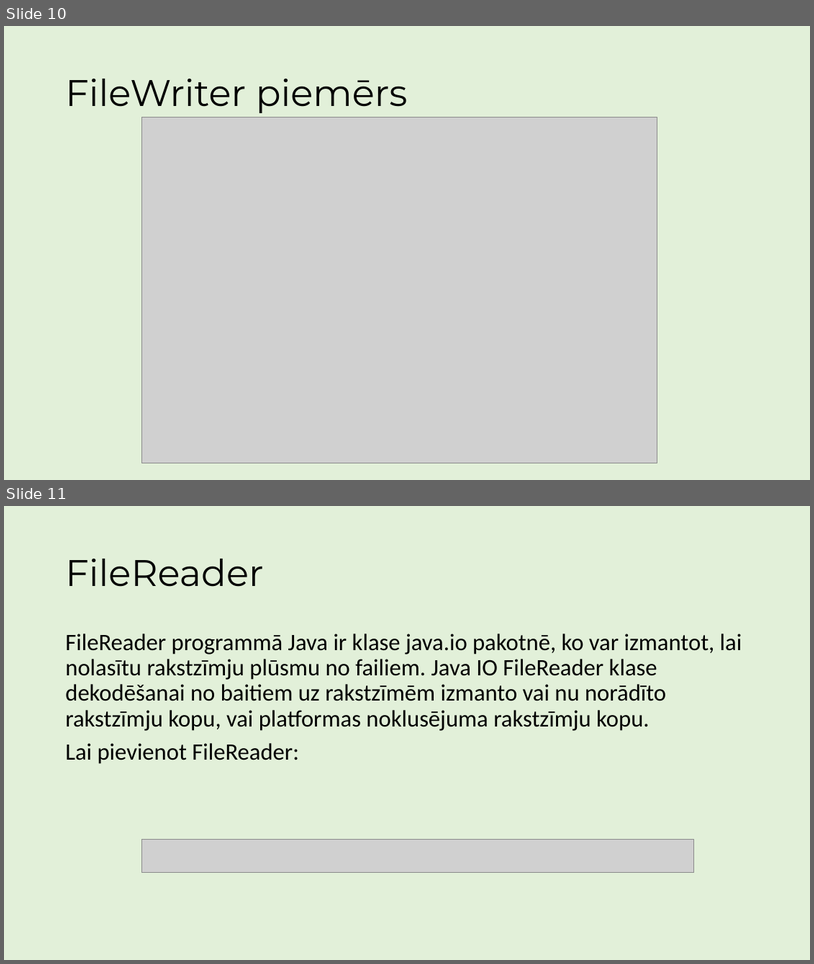
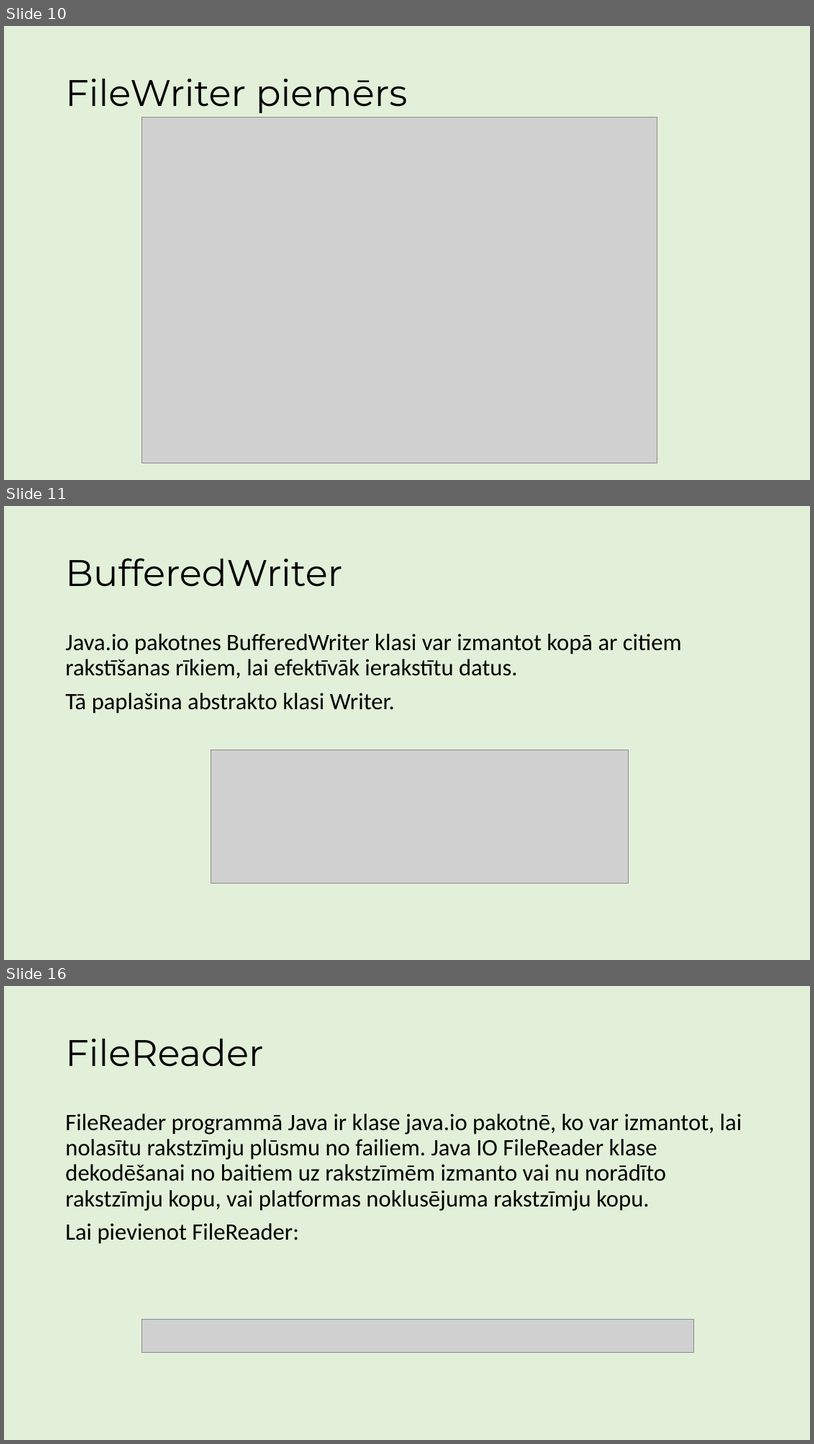
Before and after one commit to ricciss/TekstaDatnes, a slide deck: MacibuMaterials.pptx. Shown one above the other, each under a label of ours: slides 10 and 11 before the commit, slides 10, 11 and 16 after it; the slides between them are not shown. The pictures are 814x964 and 814x1444 pixels, drawn with LibreOffice and Linux fonts; fonts in the diff are those of the drawing; grey boxes stand for pictures. Boxes give left, top, right and bottom in pixels: in the first picture for what was removed or moved away, otherwise in the second. Text is boxed around its words. In the diff, an @@ line names an element or a change of style, - is before the commit and + after.

Commit message:
Pievienota informācija par BufferedWriter

```diff
--- a/MacibuMaterials.pptx
+++ b/MacibuMaterials.pptx
@@ slide 11 added at [4,506,810,960], background #E2F0D9 @@
@@ title added at [65,558,342,587], 44 pt, text #000000 @@
+BufferedWriter
@@ text added at [65,633,682,713], 28 pt, text #000000 @@
+Java.io pakotnes BufferedWriter klasi var izmantot kopā ar citiem rakstīšanas rīkiem, lai efektīvāk ierakstītu datus.
+Tā paplašina abstrakto klasi Writer.
@@ picture added at [211,750,629,883] @@
@@ what was slide 11 is now slide 16 @@
```
Also in this commit, not shown: 1 slide changed, 3 other slides added.
